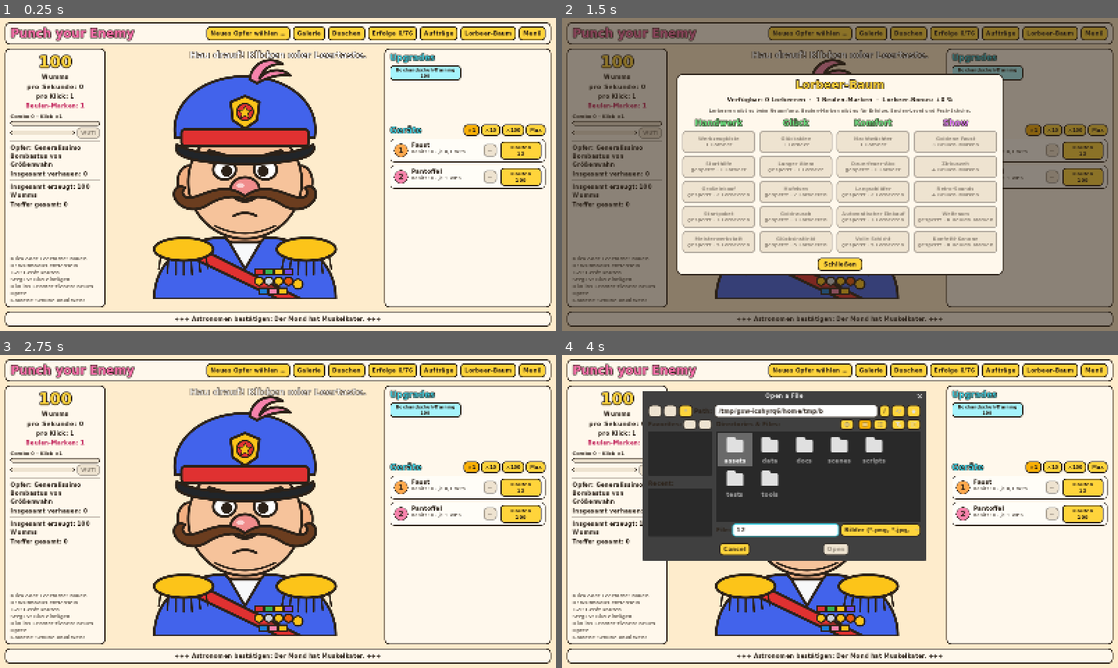
Above: before the commit, frames 1-4 (two rows, left to right).
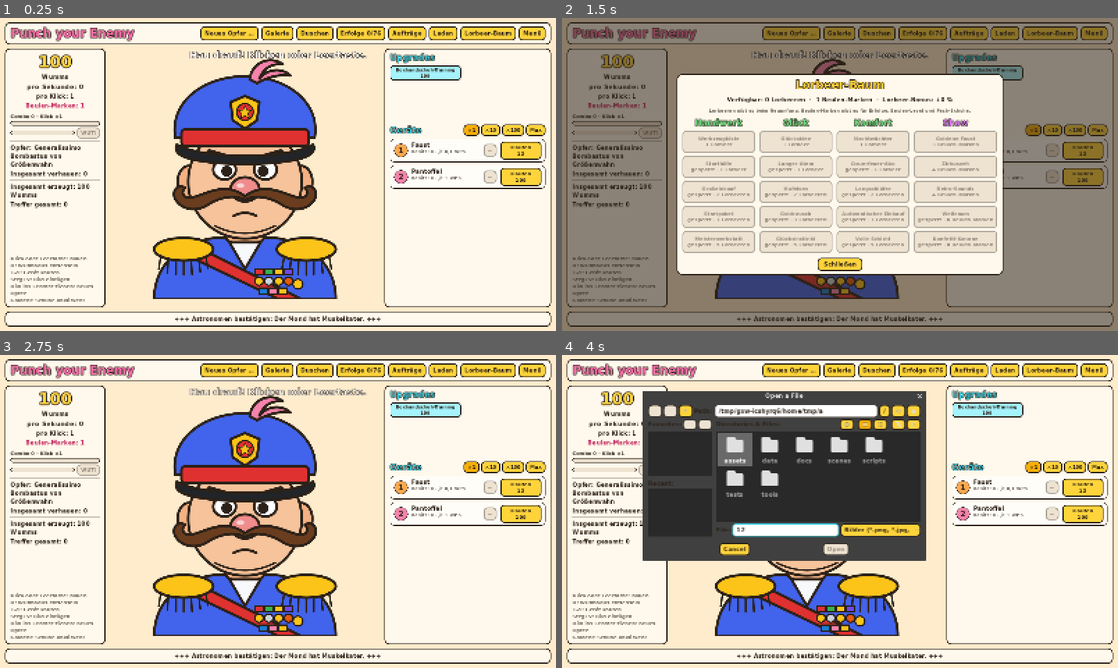
Above: after the commit, the same moments.

Repository: Arasax-Games/Punch-your-Enemy
Game: Godot game, scene res://scenes/main.tscn
Two runs of this game, one before a commit and one after it. Both use one fixed random seed, a clock stepped at 60 frames per second and the inputs below.
Inputs (mouse positions are in pixels of both pictures, inside the frame that each line leads up to):
- Up to frame 1 (0.25 s): no input
- Up to frame 2 (1.5 s): click "Lorbeer-Baum" at 0.5 s; click (1006, 33) at 1.25 s, where only the run after the commit has a clickable "Laden"
- Up to frame 3 (2.75 s): click "Schließen" at 2 s
- Up to frame 4 (4 s): click "Neues Opfer wählen …" (after the commit: "Neues Opfer …") at 2.75 s; click (784, 530) at 3.52 s; type "12" at 3.6 s

The runs differ from the first frame. In frame 1, 0.9% of the frame differs, in the area x 36-82%, y 2-8%; in frame 2, 0.8%; in frame 3, 0.9%; in frame 4, 0.9%, in the area x 36-82%, y 2-19%.

Commit message:
Phase 5: Oberfläche für Laden, Herausforderungen und Börse
- Laden-Dialog mit Vorschau der Faust-Skins, Kaufen/Anlegen
- Herausforderungen im Lorbeer-Baum, Fortschritt und Abbrechen in der Statistik
- Börsen-Dialog mit Kursen, Trend, Bestand und Einkaufsschnitt
- Hintergründe Arena und Wohnzimmer, Zeitlupe über Engine.time_scale
- Kosmetik-Schalter aus dem Menü in den Laden verschoben

Co-Authored-By: Claude Opus 5.5 <noreply@anthropic.com>
Claude-Session: https://claude.ai/code/session_01Km2KBWT24oxHHJchfxWUd7

Diff:
--- a/scenes/main.tscn
+++ b/scenes/main.tscn
@@ -65,7 +65,7 @@
 focus_mode = 0
 tooltip_text = "Bild von der Festplatte laden. Du kannst Bilder auch ins Fenster ziehen oder mit Strg+V einfügen.
 Nimm Bilder, bei denen alle Beteiligten Spaß verstehen."
-text = "Neues Opfer wählen …"
+text = "Neues Opfer …"
 
 [node name="GalleryButton" type="Button" parent="Margin/Layout/TopBar/TopRow"]
 unique_name_in_owner = true
@@ -94,6 +94,13 @@
 focus_mode = 0
 tooltip_text = "Tagesaufträge, Login-Serie, Saison-Event und deine Pokale."
 text = "Aufträge"
+
+[node name="ShopButton" type="Button" parent="Margin/Layout/TopBar/TopRow"]
+unique_name_in_owner = true
+layout_mode = 2
+focus_mode = 0
+tooltip_text = "Kosmetik-Laden: Faust-Skins, Hintergründe und Sounds für Beulen-Marken."
+text = "Laden"
 
 [node name="GamesButton" type="Button" parent="Margin/Layout/TopBar/TopRow"]
 unique_name_in_owner = true
--- a/scripts/ui/background.gd
+++ b/scripts/ui/background.gd
@@ -1,6 +1,6 @@
 class_name GameBackground
 extends Control
-## Zeichnet den Hintergrund je nach Einstellung: Standard (warm), Zirkuszelt oder Weltraum.
+## Zeichnet den Hintergrund je nach Einstellung: Standard, Zirkuszelt, Weltraum, Arena oder Wohnzimmer.
 ## Hintergründe werden im Lorbeer-Baum (Zweig "Show") mit Beulen-Marken freigeschaltet.
 
 var _stars: Array = []
@@ -17,7 +17,7 @@
 
 func _process(delta: float) -> void:
 	_time += delta
-	if GameState.background == "weltraum" and not GameState.reduced_effects:
+	if GameState.background in ["weltraum", "arena"] and not GameState.reduced_effects:
 		queue_redraw()
 
 
@@ -31,6 +31,10 @@
 			_draw_circus()
 		"weltraum":
 			_draw_space()
+		"arena":
+			_draw_arena()
+		"wohnzimmer":
+			_draw_living_room()
 		_:
 			draw_rect(Rect2(Vector2.ZERO, size), Color(0.996, 0.925, 0.8))
 
@@ -59,3 +63,45 @@
 	for s in _stars:
 		var twinkle := 0.6 + 0.4 * sin(_time * 2.0 + s[2])
 		draw_circle(s[0] * size, s[1], Color(1, 1, 0.85, twinkle))
+
+
+func _draw_arena() -> void:
+	draw_rect(Rect2(Vector2.ZERO, size), Color("4a3f6b"))
+	# Scheinwerfer
+	for i in 3:
+		var top := Vector2(size.x * (0.2 + 0.3 * i), 0)
+		var sway := sin(_time * 0.6 + i) * size.x * 0.05 if not GameState.reduced_effects else 0.0
+		draw_colored_polygon(PackedVector2Array([top, Vector2(top.x - size.x * 0.12 + sway, size.y),
+			Vector2(top.x + size.x * 0.12 + sway, size.y)]), Color(1.0, 0.95, 0.7, 0.10))
+	# Ringboden und Seile
+	draw_rect(Rect2(0, size.y * 0.78, size.x, size.y * 0.22), Color("1971c2"))
+	for i in 3:
+		var y := size.y * (0.52 + i * 0.09)
+		draw_line(Vector2(0, y), Vector2(size.x, y), Color("e03131"), 8.0)
+	draw_rect(Rect2(size.x * 0.03, size.y * 0.45, 26, size.y * 0.4), Color("adb5bd"))
+	draw_rect(Rect2(size.x * 0.97 - 26, size.y * 0.45, 26, size.y * 0.4), Color("adb5bd"))
+
+
+func _draw_living_room() -> void:
+	draw_rect(Rect2(Vector2.ZERO, size), Color("f3d9a4"))
+	# Tapete mit Streifen
+	var stripe := 48.0
+	var x := 0.0
+	while x < size.x:
+		draw_rect(Rect2(x, 0, stripe * 0.5, size.y * 0.75), Color("ead09a"))
+		x += stripe
+	# Teppichboden und Sockelleiste
+	draw_rect(Rect2(0, size.y * 0.75, size.x, size.y * 0.25), Color("a9714b"))
+	draw_rect(Rect2(0, size.y * 0.74, size.x, 10), Color("6b4226"))
+	# Sofa
+	var sofa := Rect2(size.x * 0.06, size.y * 0.58, size.x * 0.2, size.y * 0.18)
+	draw_rect(sofa, Color("2f9e44"))
+	draw_rect(Rect2(sofa.position - Vector2(0, size.y * 0.08), Vector2(sofa.size.x, size.y * 0.1)), Color("2b8a3e"))
+	# Stehlampe
+	var lamp := Vector2(size.x * 0.9, size.y * 0.75)
+	draw_line(lamp, lamp - Vector2(0, size.y * 0.42), Color("495057"), 6.0)
+	draw_colored_polygon(PackedVector2Array([lamp - Vector2(50, size.y * 0.42), lamp - Vector2(-50, size.y * 0.42),
+		lamp - Vector2(-30, size.y * 0.52), lamp - Vector2(30, size.y * 0.52)]), Color("ffd43b"))
+	# Bilderrahmen
+	draw_rect(Rect2(size.x * 0.08, size.y * 0.12, 120, 90), Color("ffffff"))
+	draw_rect(Rect2(size.x * 0.08, size.y * 0.12, 120, 90), Color("6b4226"), false, 8.0)
--- a/scripts/ui/main.gd
+++ b/scripts/ui/main.gd
@@ -33,10 +33,7 @@
 const MENU_EFFECTS := 11
 const MENU_TIME_WARP := 12
 const MENU_AUTOBUY := 13
-const MENU_BACKGROUND := 14
-const MENU_FIST := 15
-const MENU_RETRO := 16
-const BACKGROUND_NAMES := {"standard": "Standard", "zirkus": "Zirkuszelt", "weltraum": "Weltraum"}
+const SHOP_SLOTS := [["fist", "Fäuste"], ["background", "Hintergründe"], ["sound", "Sounds"]]
 const BRANCHES := [["handwerk", "Handwerk"], ["glueck", "Glück"], ["komfort", "Komfort"], ["show", "Show"]]
 
 @onready var target_area: TargetArea = %TargetArea
@@ -77,6 +74,8 @@
 var _rage_tint: ColorRect
 var _rage_tween: Tween
 var _ticker_override := ""
+var _challenge_label: Label
+var _challenge_abort: Button
 
 
 func _ready() -> void:
@@ -105,9 +104,15 @@
 	GameState.event_completed.connect(_on_event_completed)
 	%QuestsButton.pressed.connect(_show_quests)
 	%GamesButton.pressed.connect(_show_games)
+	%ShopButton.pressed.connect(_show_shop)
+	GameState.cosmetics_changed.connect(_apply_cosmetics)
+	GameState.challenge_changed.connect(_on_challenge_changed)
+	GameState.buffs_changed.connect(_update_slow_motion)
 	get_window().files_dropped.connect(_on_files_dropped)
 
 	_apply_cosmetics()
+	for id in GameState.challenges_done:
+		_celebrated_challenges[id] = true
 	_on_target_changed()
 	_refresh()
 	_ticker_index = randi() % TICKER_LINES.size()
@@ -341,14 +346,6 @@
 	if GameState.has_autobuy():
 		popup.add_check_item("Upgrades automatisch kaufen", MENU_AUTOBUY)
 		popup.set_item_checked(popup.get_item_index(MENU_AUTOBUY), GameState.autobuy_enabled)
-	if GameState.available_backgrounds().size() > 1:
-		popup.add_item("Hintergrund: %s" % BACKGROUND_NAMES.get(GameState.background, GameState.background), MENU_BACKGROUND)
-	if GameState.has_cosmetic("fist_gold"):
-		popup.add_check_item("Goldene Faust", MENU_FIST)
-		popup.set_item_checked(popup.get_item_index(MENU_FIST), GameState.fist_skin == "gold")
-	if GameState.has_cosmetic("sound_retro"):
-		popup.add_check_item("Retro-Sounds", MENU_RETRO)
-		popup.set_item_checked(popup.get_item_index(MENU_RETRO), GameState.sound_pack == "retro")
 	popup.add_separator()
 	popup.add_item("Foto speichern", MENU_PHOTO)
 	popup.add_item("Speichern", MENU_SAVE)
@@ -404,6 +401,27 @@
 	_prestige_button.pressed.connect(_show_prestige)
 	box.add_child(_prestige_button)
 
+	var challenge_row := HBoxContainer.new()
+	challenge_row.add_theme_constant_override("separation", 6)
+	_challenge_label = Label.new()
+	_challenge_label.size_flags_horizontal = Control.SIZE_EXPAND_FILL
+	_challenge_label.autowrap_mode = TextServer.AUTOWRAP_WORD_SMART
+	_challenge_label.add_theme_font_size_override("font_size", 14)
+	_challenge_label.add_theme_color_override("font_color", Color("c2255c"))
+	challenge_row.add_child(_challenge_label)
+	_challenge_abort = Button.new()
+	_challenge_abort.text = "Abbrechen"
+	_challenge_abort.focus_mode = Control.FOCUS_NONE
+	_challenge_abort.add_theme_font_size_override("font_size", 12)
+	_challenge_abort.size_flags_vertical = Control.SIZE_SHRINK_CENTER
+	_challenge_abort.pressed.connect(func() -> void:
+		var m := Modal.open(self, "Herausforderung abbrechen?", "Du spielst normal weiter, bekommst aber keine Extra-Lorbeeren.", ["Abbrechen", "Weiterkämpfen"])
+		m.closed.connect(func(index: int) -> void:
+			if index == 0:
+				GameState.abort_challenge()))
+	challenge_row.add_child(_challenge_abort)
+	box.add_child(challenge_row)
+
 
 func _bar(fill: Color) -> ProgressBar:
 	var bar := ProgressBar.new()
@@ -454,7 +472,7 @@
 	%LaurelButton.visible = GameState.laurel_tree_unlocked()
 	var claimable := GameState.claimable_quests()
 	%QuestsButton.text = "Aufträge (%d!)" % claimable if claimable > 0 else "Aufträge"
-	%GamesButton.visible = GameState.minigame_unlocked("dojo") or GameState.minigame_unlocked("pie")
+	%GamesButton.visible = GameState.minigame_unlocked("dojo") or GameState.minigame_unlocked("pie") or GameState.market_unlocked()
 	_refresh_progress_widgets()
 	_refresh_buffs()
 	_refresh_devices()
@@ -476,6 +494,11 @@
 		_rage_button.disabled = not GameState.rage_ready()
 	_laurel_label.visible = GameState.laurels_total > 0
 	_laurel_label.text = "Lorbeeren: %d (+%d %% auf alles)" % [GameState.laurels_total, GameState.laurels_total]
+	var active_challenge := GameState.challenge_def(GameState.challenge_active)
+	_challenge_label.get_parent().visible = not active_challenge.is_empty()
+	if not active_challenge.is_empty():
+		_challenge_label.text = "Herausforderung „%s“: %s / %s Wumms" % [active_challenge.name,
+			Num.whole(GameState.total_wumms), Num.whole(float(active_challenge.goal_wumms))]
 	var gain := GameState.prestige_gain()
 	_prestige_button.visible = GameState.can_prestige()
 	_prestige_button.text = "Neuanfang: +%s Lorbeer%s" % [Num.whole(gain), "" if gain == 1 else "en"]
@@ -835,15 +858,6 @@
 			show_toast("Zeitraffer an: Geräte arbeiten doppelt so schnell." if GameState.time_warp else "Zeitraffer aus.")
 		MENU_AUTOBUY:
 			GameState.autobuy_enabled = not GameState.autobuy_enabled
-		MENU_BACKGROUND:
-			var list := GameState.available_backgrounds()
-			GameState.background = list[(list.find(GameState.background) + 1) % list.size()]
-			_apply_cosmetics()
-		MENU_FIST:
-			GameState.fist_skin = "standard" if GameState.fist_skin == "gold" else "gold"
-			_apply_cosmetics()
-		MENU_RETRO:
-			GameState.sound_pack = "standard" if GameState.sound_pack == "retro" else "retro"
 		MENU_SAVE:
 			if GameState.save_game():
 				show_toast("Gespeichert.")
@@ -987,8 +1001,47 @@
 				continue
 			col.add_child(_laurel_node_button(n, modal_ref))
 		columns.add_child(col)
+	if GameState.challenges_unlocked():
+		content.add_child(_section_title("Herausforderungen – Extra-Lorbeeren"))
+		for c in GameState.challenge_defs:
+			content.add_child(_challenge_row(c, modal_ref))
 	var m := Modal.open(self, "Lorbeer-Baum", content, ["Schließen"], 940.0)
 	modal_ref.append(m)
+
+
+func _challenge_row(c: Dictionary, modal_ref: Array) -> HBoxContainer:
+	var row := HBoxContainer.new()
+	row.add_theme_constant_override("separation", 10)
+	var label := Label.new()
+	label.size_flags_horizontal = Control.SIZE_EXPAND_FILL
+	label.autowrap_mode = TextServer.AUTOWRAP_WORD_SMART
+	label.text = "%s: %s Ziel: %s Wumms → +%d Lorbeer%s" % [c.name, c.description, Num.whole(float(c.goal_wumms)),
+		int(c.reward_laurels), "" if int(c.reward_laurels) == 1 else "en"]
+	row.add_child(label)
+	var b := Button.new()
+	b.focus_mode = Control.FOCUS_NONE
+	b.custom_minimum_size = Vector2(160, 0)
+	var id: String = c.id
+	if GameState.challenges_done.has(id):
+		b.text = "Geschafft ✓"
+		b.disabled = true
+	elif GameState.challenge_active == id:
+		b.text = "Läuft …"
+		b.disabled = true
+	else:
+		b.text = "Starten"
+		b.disabled = GameState.challenge_active != ""
+		b.pressed.connect(func() -> void:
+			var m := Modal.open(self, "„%s“ starten?" % c.name,
+				"Dein Durchlauf beginnt von vorn – wie bei einem Neuanfang, nur ohne neue Lorbeeren.\nLorbeeren, Erfolge und der Lorbeer-Baum bleiben.\n\n%s\nZiel: %s Wumms" % [c.description, Num.whole(float(c.goal_wumms))],
+				["Los geht's!", "Doch nicht"])
+			m.closed.connect(func(index: int) -> void:
+				if index == 0 and GameState.start_challenge(id):
+					modal_ref[0].close()
+					target_area.effects.clear()
+					show_toast("Herausforderung „%s“ läuft!" % c.name)))
+	row.add_child(b)
+	return row
 
 
 func _laurel_node_button(n: Dictionary, modal_ref: Array) -> Button:
@@ -1320,6 +1373,30 @@
 			MiniGame.open(self, which))
 		row.add_child(b)
 		content.add_child(row)
+	var market_row := HBoxContainer.new()
+	market_row.add_theme_constant_override("separation", 12)
+	var market_col := VBoxContainer.new()
+	market_col.size_flags_horizontal = Control.SIZE_EXPAND_FILL
+	var market_title := Label.new()
+	market_title.text = "Börse für Beulen"
+	market_title.add_theme_font_size_override("font_size", 20)
+	market_col.add_child(market_title)
+	var market_desc := Label.new()
+	market_desc.add_theme_font_size_override("font_size", 14)
+	market_desc.add_theme_color_override("font_color", Color(INK, 0.7))
+	market_desc.text = "Pflaster, Eisbeutel, Torten und Gummienten handeln – billig kaufen, teuer verkaufen."
+	market_col.add_child(market_desc)
+	market_row.add_child(market_col)
+	var market_button := Button.new()
+	market_button.focus_mode = Control.FOCUS_NONE
+	market_button.custom_minimum_size = Vector2(180, 0)
+	market_button.text = "Zur Börse!" if GameState.market_unlocked() else "Ab 10 Mio. Wumms"
+	market_button.disabled = not GameState.market_unlocked()
+	market_button.pressed.connect(func() -> void:
+		modal_ref[0].close()
+		Modal.open(self, "Börse für Beulen", MarketPanel.new(), ["Schließen"], 900.0))
+	market_row.add_child(market_button)
+	content.add_child(market_row)
 	modal_ref.append(Modal.open(self, "Mini-Spiele", content, ["Schließen"], 680.0))
 
 
@@ -1352,3 +1429,112 @@
 	m.closed.connect(func(index: int) -> void:
 		if index == 0:
 			OS.shell_open(ProjectSettings.globalize_path(dir)))
+
+
+# =====================================================================
+# Kosmetik-Laden
+# =====================================================================
+
+func _show_shop() -> void:
+	var content := VBoxContainer.new()
+	content.add_theme_constant_override("separation", 10)
+	var modal_ref: Array = []
+	var head := Label.new()
+	head.horizontal_alignment = HORIZONTAL_ALIGNMENT_CENTER
+	head.text = "Du hast %d Beulen-Marken. Gekauftes kannst du jederzeit wechseln." % GameState.beulen_marken
+	content.add_child(head)
+	for slot in SHOP_SLOTS:
+		content.add_child(_section_title(slot[1]))
+		var flow := HFlowContainer.new()
+		flow.add_theme_constant_override("h_separation", 8)
+		flow.add_theme_constant_override("v_separation", 8)
+		for c in GameState.cosmetic_defs:
+			if c.slot == slot[0]:
+				flow.add_child(_shop_item(c, modal_ref))
+		content.add_child(flow)
+	modal_ref.append(Modal.open(self, "Kosmetik-Laden", content, ["Schließen"], 940.0))
+
+
+func _shop_item(c: Dictionary, modal_ref: Array) -> PanelContainer:
+	var owned := GameState.has_cosmetic(c.id)
+	var equipped := GameState.cosmetic_equipped(c.id)
+	var tile := PanelContainer.new()
+	tile.custom_minimum_size = Vector2(210, 0)
+	tile.add_theme_stylebox_override("panel", _box(Color("fff3bf") if equipped else Color("fffdf7"), 10, 3 if equipped else 2, 6))
+	tile.tooltip_text = String(c.description)
+	var box := VBoxContainer.new()
+	box.add_theme_constant_override("separation", 4)
+	tile.add_child(box)
+	var top := HBoxContainer.new()
+	top.add_theme_constant_override("separation", 6)
+	if c.slot == "fist":
+		var icon := TextureRect.new()
+		var suffix := "" if c.value == "standard" else "_" + String(c.value)
+		icon.texture = load("res://assets/cursor/fist_open%s.svg" % suffix)
+		icon.custom_minimum_size = Vector2(40, 40)
+		icon.expand_mode = TextureRect.EXPAND_IGNORE_SIZE
+		icon.stretch_mode = TextureRect.STRETCH_KEEP_ASPECT_CENTERED
+		top.add_child(icon)
+	var name_label := Label.new()
+	name_label.text = c.name
+	name_label.add_theme_font_size_override("font_size", 16)
+	top.add_child(name_label)
+	box.add_child(top)
+	var b := Button.new()
+	b.focus_mode = Control.FOCUS_NONE
+	b.add_theme_font_size_override("font_size", 13)
+	var id: String = c.id
+	if equipped:
+		b.text = "Angelegt ✓"
+		b.disabled = true
+	elif owned:
+		b.text = "Anlegen"
+		b.pressed.connect(func() -> void:
+			GameState.apply_cosmetic(id)
+			if c.slot == "sound":
+				Sfx.play_hit(false)
+			modal_ref[0].close()
+			_show_shop())
+	elif c.get("source", "") == "laurel":
+		b.text = "Im Lorbeer-Baum"
+		b.disabled = true
+	else:
+		b.text = "Kaufen: %d Marken" % int(c.cost)
+		b.disabled = GameState.beulen_marken < int(c.cost)
+		b.pressed.connect(func() -> void:
+			if GameState.buy_cosmetic(id):
+				Sfx.play("buy", 0.0, -3.0)
+				show_toast("Neu im Schrank: %s" % c.name)
+			modal_ref[0].close()
+			_show_shop())
+	box.add_child(b)
+	return tile
+
+
+# =====================================================================
+# Herausforderungen und Zeitlupe
+# =====================================================================
+
+func _on_challenge_changed() -> void:
+	_refresh()
+	var done := GameState.challenges_done
+	if GameState.challenge_active == "" and not done.is_empty():
+		for c in GameState.challenge_defs:
+			if done.has(c.id) and not _celebrated_challenges.has(c.id):
+				_celebrated_challenges[c.id] = true
+				Sfx.play("prestige", 0.0, -2.0)
+				if not GameState.reduced_effects:
+					Confetti.burst(self, size * Vector2(0.5, 0.3), 100)
+				Modal.open(self, "Herausforderung gemeistert!", "„%s“ geschafft!\n+%d Lorbeer%s – ab sofort dauerhaft." % [
+					c.name, int(c.reward_laurels), "" if int(c.reward_laurels) == 1 else "en"], ["Hurra!"])
+
+
+var _celebrated_challenges: Dictionary = {}
+
+
+func _update_slow_motion() -> void:
+	var slow := false
+	for b in GameState.buffs:
+		if b.id == "zeitlupe":
+			slow = true
+	Engine.time_scale = GameState.SLOW_MOTION_SCALE if slow and not GameState.reduced_effects else 1.0
--- /dev/null
+++ b/scripts/ui/market_panel.gd
@@ -0,0 +1,112 @@
+class_name MarketPanel
+extends VBoxContainer
+## Inhalt des Börsen-Dialogs: Waren, Kurse, Bestand und Kauf/Verkauf. Aktualisiert sich selbst.
+## Kurse ändern sich jede Minute; Preise skalieren mit der höchsten WPS dieses Durchlaufs.
+
+const INK := Color("2b2118")
+const COLUMNS: Array[float] = [150.0, 110.0, 120.0, 90.0, 110.0]
+
+var _rows: Dictionary = {}  # id -> {price, trend, held, buy1, buy10, sell}
+var _last_prices: Dictionary = {}
+var _info: Label
+var _timer := 0.0
+
+
+func _ready() -> void:
+	add_theme_constant_override("separation", 8)
+	_info = Label.new()
+	_info.autowrap_mode = TextServer.AUTOWRAP_WORD_SMART
+	_info.custom_minimum_size = Vector2(760, 0)
+	_info.add_theme_font_size_override("font_size", 14)
+	_info.add_theme_color_override("font_color", Color(INK, 0.7))
+	add_child(_info)
+	var header := _row_box()
+	for i in COLUMNS.size():
+		header.add_child(_cell(["Ware", "Kurs", "Trend", "Bestand", "Ø Einkauf"][i], 15, COLUMNS[i], true))
+	add_child(header)
+	for g in GameState.market_goods():
+		var row := _row_box()
+		row.add_child(_cell(String(g.name), 17, COLUMNS[0]))
+		var price := _cell("", 17, COLUMNS[1])
+		var trend := _cell("", 17, COLUMNS[2])
+		var held := _cell("", 17, COLUMNS[3])
+		var avg := _cell("", 15, COLUMNS[4])
+		row.add_child(price)
+		row.add_child(trend)
+		row.add_child(held)
+		row.add_child(avg)
+		var id: String = g.id
+		var buy1 := _button("+1", func() -> void: GameState.market_buy(id, 1))
+		var buy10 := _button("+10", func() -> void: GameState.market_buy(id, 10))
+		var sell := _button("Alles verkaufen", func() -> void: _sell_all(id))
+		row.add_child(buy1)
+		row.add_child(buy10)
+		row.add_child(sell)
+		add_child(row)
+		_rows[id] = {"price": price, "trend": trend, "held": held, "avg": avg, "buy1": buy1, "buy10": buy10, "sell": sell}
+		_last_prices[id] = GameState.market_price(id)
+	_refresh()
+
+
+func _row_box() -> HBoxContainer:
+	var h := HBoxContainer.new()
+	h.add_theme_constant_override("separation", 8)
+	return h
+
+
+func _cell(text: String, font_size: int, width: float, muted: bool = false) -> Label:
+	var l := Label.new()
+	l.text = text
+	l.custom_minimum_size = Vector2(width, 0)
+	l.clip_text = true
+	l.add_theme_font_size_override("font_size", font_size)
+	if muted:
+		l.add_theme_color_override("font_color", Color(INK, 0.6))
+	return l
+
+
+func _button(text: String, action: Callable) -> Button:
+	var b := Button.new()
+	b.text = text
+	b.focus_mode = Control.FOCUS_NONE
+	b.add_theme_font_size_override("font_size", 14)
+	b.pressed.connect(func() -> void:
+		action.call()
+		Sfx.play("buy", 0.1, -8.0)
+		_refresh())
+	return b
+
+
+func _sell_all(id: String) -> void:
+	var profit := GameState.market_sell(id, int(GameState.market_holdings.get(id, 0)))
+	var owner := get_tree().current_scene
+	if owner and owner.has_method("show_toast"):
+		owner.show_toast(("Gewinn: +%s Wumms" if profit >= 0.0 else "Verlust: %s Wumms") % Num.whole(profit))
+
+
+func _process(delta: float) -> void:
+	_timer += delta
+	if _timer >= 0.5:
+		_timer = 0.0
+		_refresh()
+
+
+func _refresh() -> void:
+	_info.text = "Kaufe Ware billig, verkaufe sie teuer. Die Kurse ändern sich jede Minute. Lager: höchstens %d Stück pro Ware. Guthaben: %s Wumms.\nAchtung: Beim Neuanfang schließt die Börse – nicht verkaufte Ware ist dann weg." % [
+		GameState.market_capacity(), Num.whole(GameState.wumms)]
+	for id in _rows:
+		var r: Dictionary = _rows[id]
+		var price := GameState.market_price(id)
+		var factor := GameState.market_factor(id)
+		r.price.text = Num.whole(price)
+		var last: float = _last_prices.get(id, price)
+		r.trend.text = "▲ teuer" if factor > 1.3 else ("▼ billig" if factor < 0.75 else "● normal")
+		r.trend.add_theme_color_override("font_color", Color("c92a2a") if factor > 1.3 else (Color("2f9e44") if factor < 0.75 else Color(INK, 0.6)))
+		var held := int(GameState.market_holdings.get(id, 0))
+		r.held.text = "%d / %d" % [held, GameState.market_capacity()]
+		r.avg.text = "–" if held == 0 else Num.whole(GameState.market_average_price(id))
+		r.buy1.disabled = GameState.wumms < price or held >= GameState.market_capacity()
+		r.buy10.disabled = r.buy1.disabled
+		r.sell.disabled = held == 0
+		if not is_equal_approx(last, price):
+			_last_prices[id] = price
--- a/scripts/ui/target_area.gd
+++ b/scripts/ui/target_area.gd
@@ -5,10 +5,7 @@
 
 signal hit(uv: Vector2)
 
-const CURSORS := {
-	"standard": [preload("res://assets/cursor/fist_open.svg"), preload("res://assets/cursor/fist_hit.svg")],
-	"gold": [preload("res://assets/cursor/fist_open_gold.svg"), preload("res://assets/cursor/fist_hit_gold.svg")],
-}
+const CURSOR_DIR := "res://assets/cursor"
 const CURSOR_HOTSPOT := Vector2(30, 26)
 const ALPHA_THRESHOLD := 0.1
 
@@ -153,8 +150,20 @@
 	_cursor_timer = 0.09
 
 
+var _cursor_cache: Dictionary = {}
+
+
+## Faust-Skin-Texturen: fist_open[_skin].svg und fist_hit[_skin].svg.
 func _cursor(frame: int) -> Texture2D:
-	return CURSORS.get(GameState.fist_skin, CURSORS.standard)[frame]
+	var skin := GameState.fist_skin
+	if not _cursor_cache.has(skin):
+		var suffix := "" if skin == "standard" else "_" + skin
+		var open_path := "%s/fist_open%s.svg" % [CURSOR_DIR, suffix]
+		if not ResourceLoader.exists(open_path):
+			suffix = ""
+			open_path = "%s/fist_open.svg" % CURSOR_DIR
+		_cursor_cache[skin] = [load(open_path), load("%s/fist_hit%s.svg" % [CURSOR_DIR, suffix])]
+	return _cursor_cache[skin][frame]
 
 
 func refresh_cursor() -> void:
Not shown, added: scripts/ui/market_panel.gd.uid
